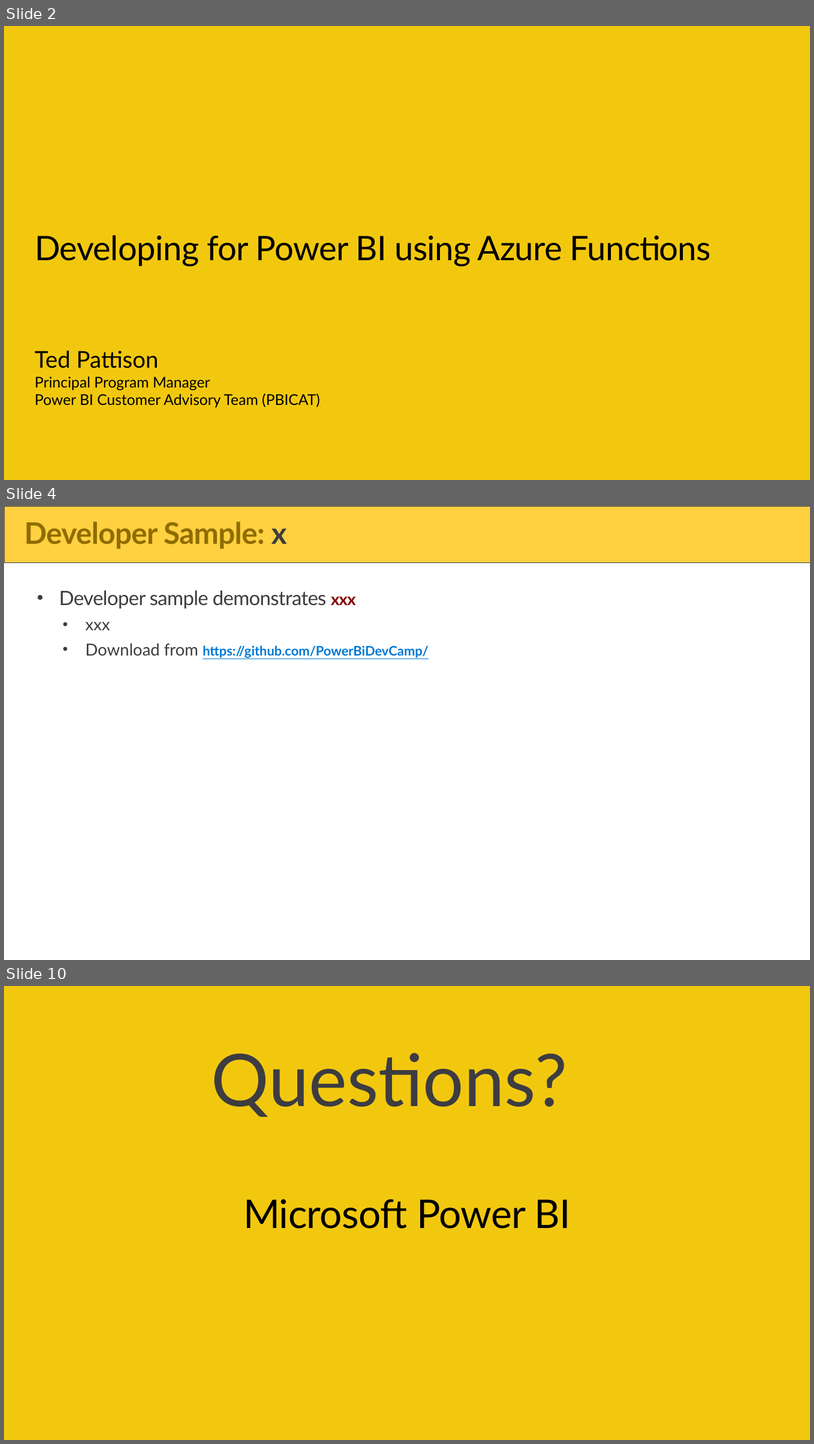
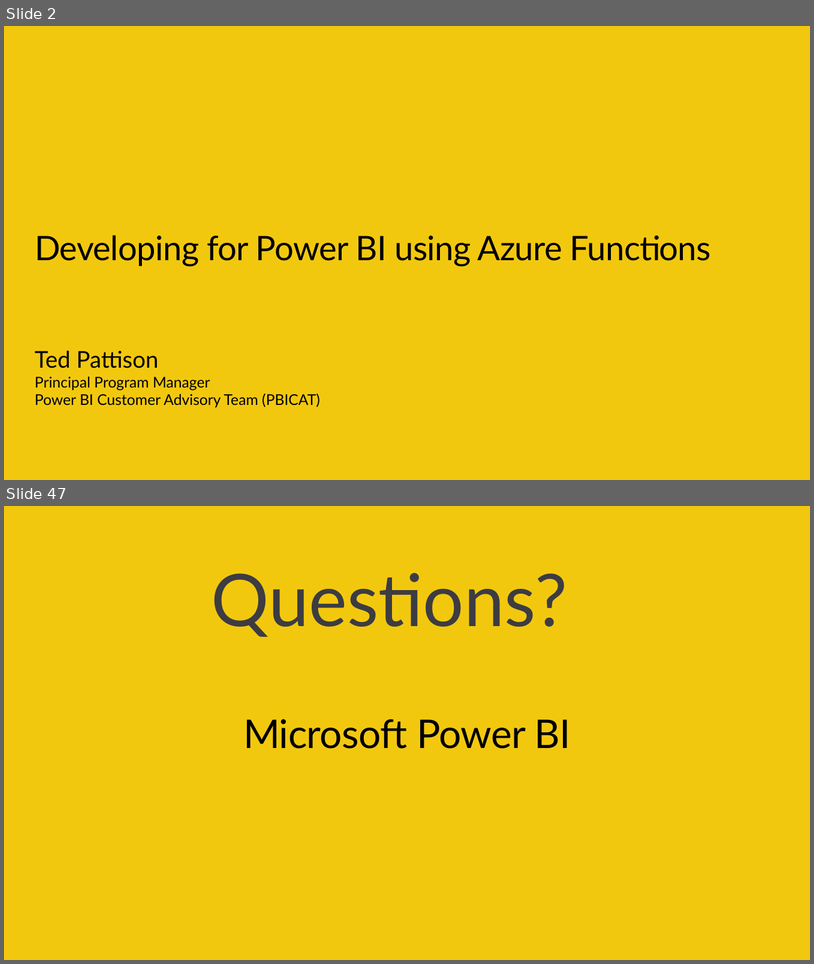
Before and after one commit to PowerBiDevCamp/Camp-Sessions, a slide deck: Session 23 - Developing for Power BI using Azure Functions.pptx. Shown one above the other, each under a label of ours: slides 2, 4 and 10 before the commit, slides 2 and 47 after it; the slides between them are not shown. The pictures are 814x1444 and 814x964 pixels, drawn with LibreOffice and Linux fonts; fonts in the diff are those of the drawing; background and template pictures are left out. Boxes give left, top, right and bottom in pixels: in the first picture for what was removed or moved away, otherwise in the second. Text is boxed around its words. In the diff, an @@ line names an element or a change of style, - is before the commit and + after.

```diff
--- a/Session 23 - Developing for Power BI using Azure Functions.pptx
+++ b/Session 23 - Developing for Power BI using Azure Functions.pptx
@@ slide 4 removed at (4,506,810,960), background #FFFFFF @@
@@ rectangle removed at (4,506,810,563) @@
@@ title removed at (24,522,287,549) @@
-Developer Sample: x
@@ text removed at (59,590,428,658) @@
-• Developer sample demonstrates xxx
-  • xxx
-  • Download from https://github.com/PowerBiDevCamp/
@@ what was slide 10 is now slide 47 @@
```
Also in this commit, not shown: 3 slides changed, 41 slides added, 3 other slides removed, 2 other files.
